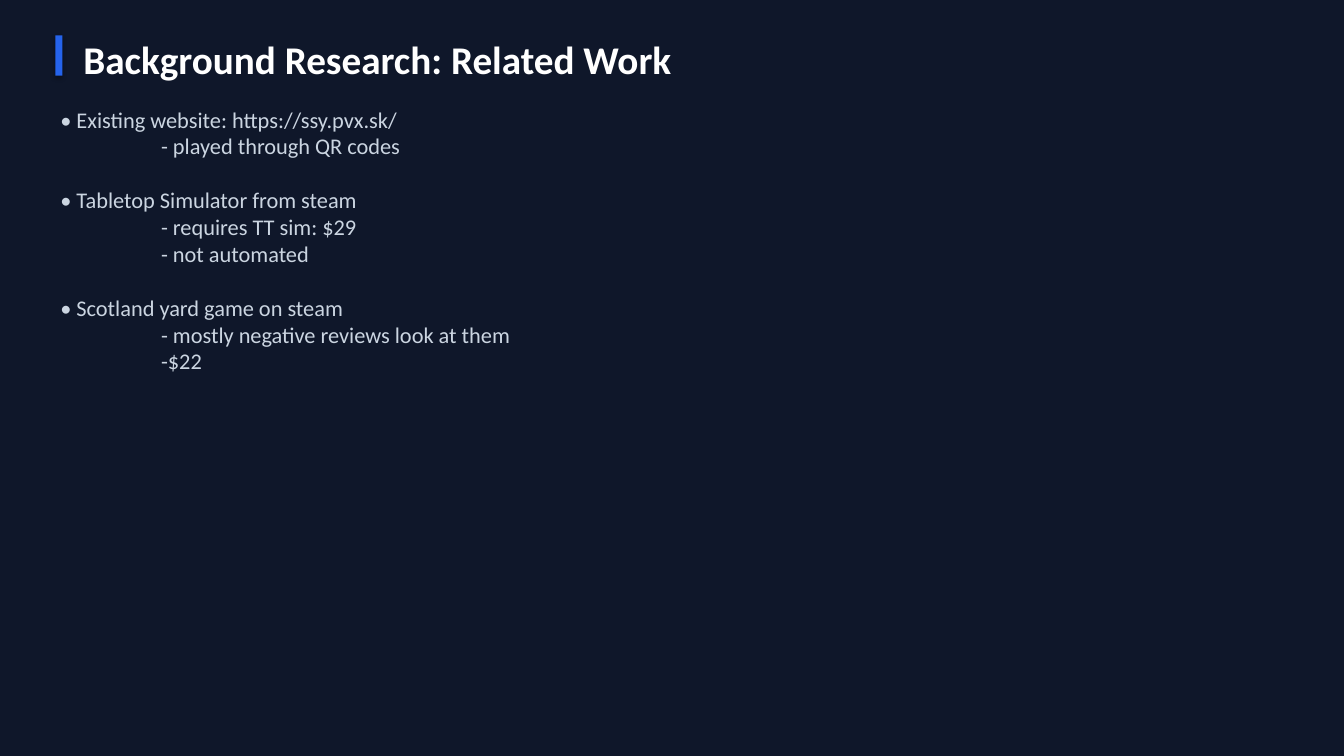
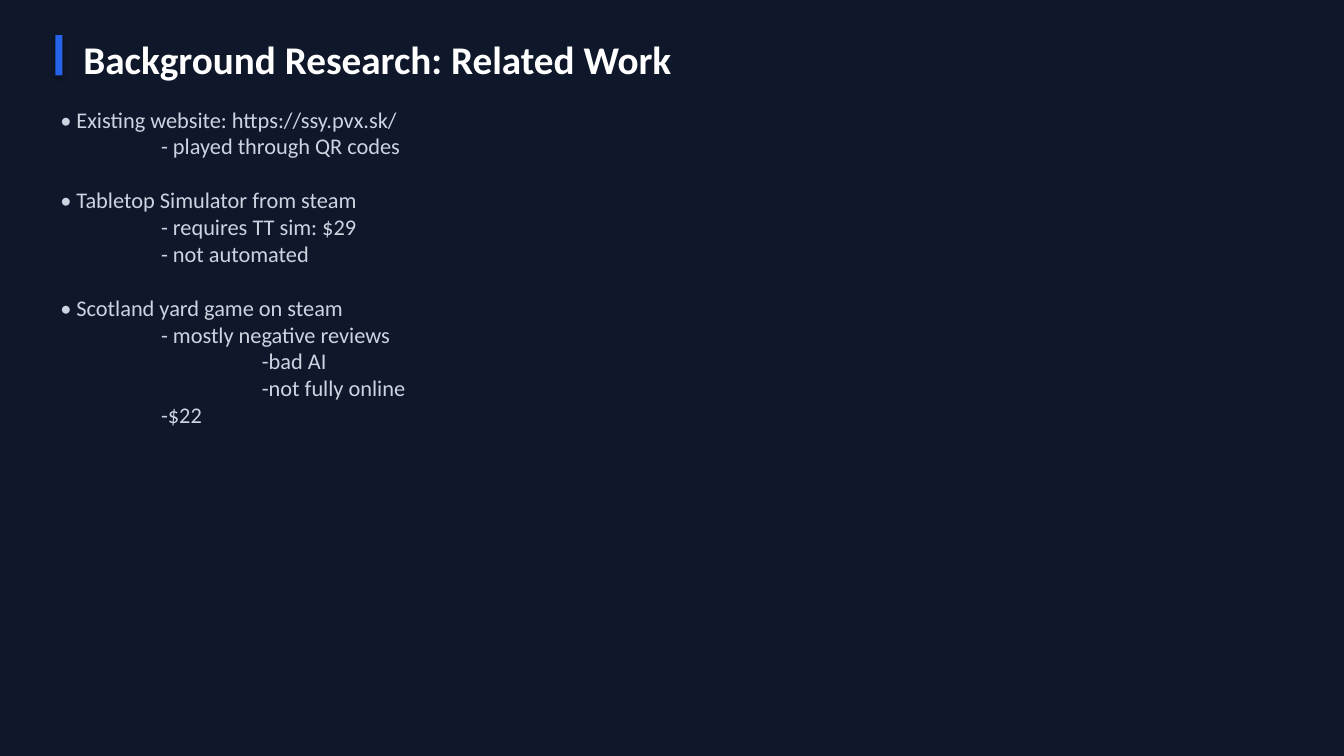
Before and after one commit to Ming-Bao/Scotland-Yard, a slide deck: slide 3 of documentation/presentation/presentation.pptx. Drawn at 1344x756 pixels with LibreOffice and Linux fonts; fonts in the diff are those of the drawing. Boxes give left, top, right and bottom in pixels: in the first picture for what was removed or moved away, otherwise in the second. Text is boxed around its words. In the diff, an @@ line names an element or a change of style, - is before the commit and + after.

```diff
--- a/documentation/presentation/presentation.pptx
+++ b/documentation/presentation/presentation.pptx
@@ text at (173,327,406,400): text changed @@
-- mostly negative reviews look at them
+- mostly negative reviews
+-bad AI
+-not fully online
```
Also in this commit, not shown: 3 other slides changed, 1 slide added, 2 slides removed, 6 other files.
